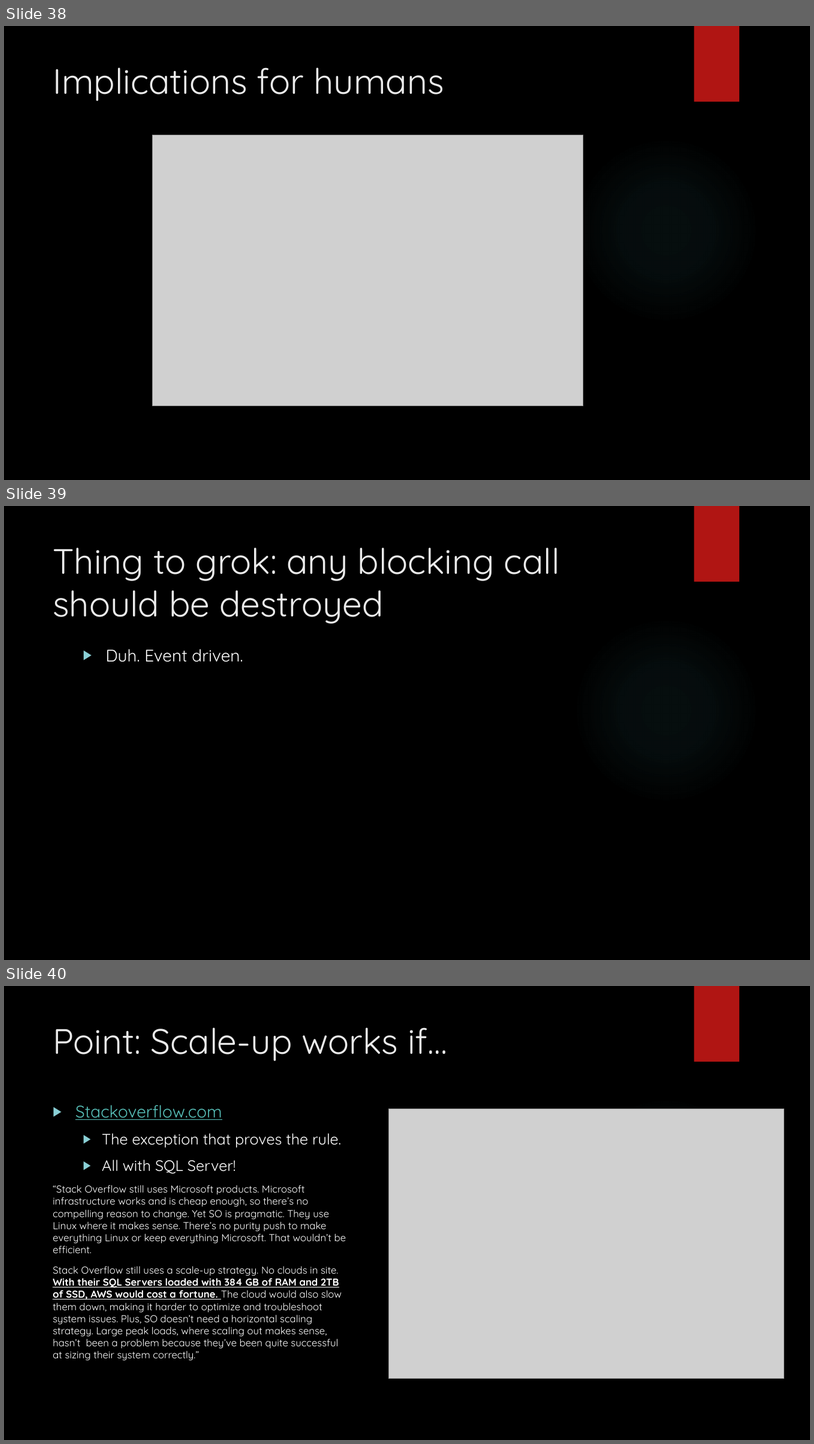
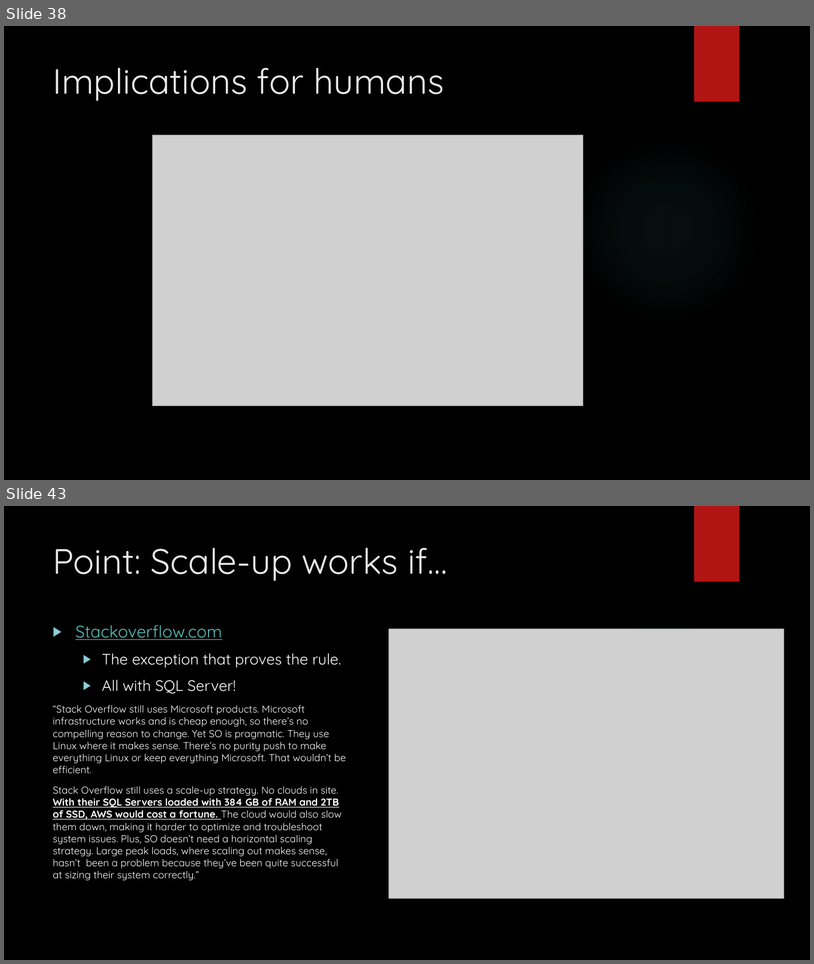
Before and after one commit to squillace/presentations, a slide deck: leap/Microservices Overview.pptx. Shown one above the other, each under a label of ours: slides 38, 39 and 40 before the commit, slides 38 and 43 after it; the slides between them are not shown. The pictures are 814x1444 and 814x964 pixels, drawn with LibreOffice and Linux fonts; fonts in the diff are those of the drawing; grey boxes stand for pictures; background and template pictures are left out. Boxes give left, top, right and bottom in pixels: in the first picture for what was removed or moved away, otherwise in the second. Text is boxed around its words. In the diff, an @@ line names an element or a change of style, - is before the commit and + after.

```diff
--- a/leap/Microservices Overview.pptx
+++ b/leap/Microservices Overview.pptx
@@ slide 39 removed at [4,506,810,960], background picture (left out); not listed: 2 template elements that a slide beside it also shows @@
@@ title removed at [53,547,560,624] @@
-Thing to grok: any blocking call should be destroyed
@@ text removed at [106,649,243,662] @@
-▶ Duh. Event driven.
@@ what was slide 40 is now slide 43 @@
```
Also in this commit, not shown: 4 slides added, 4 other files.
